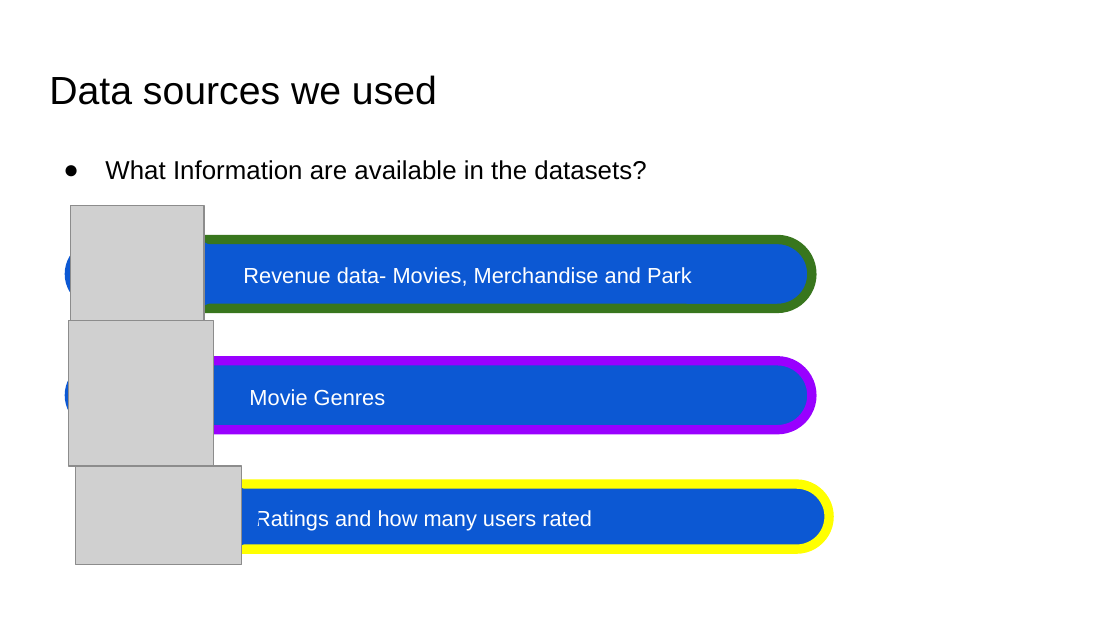
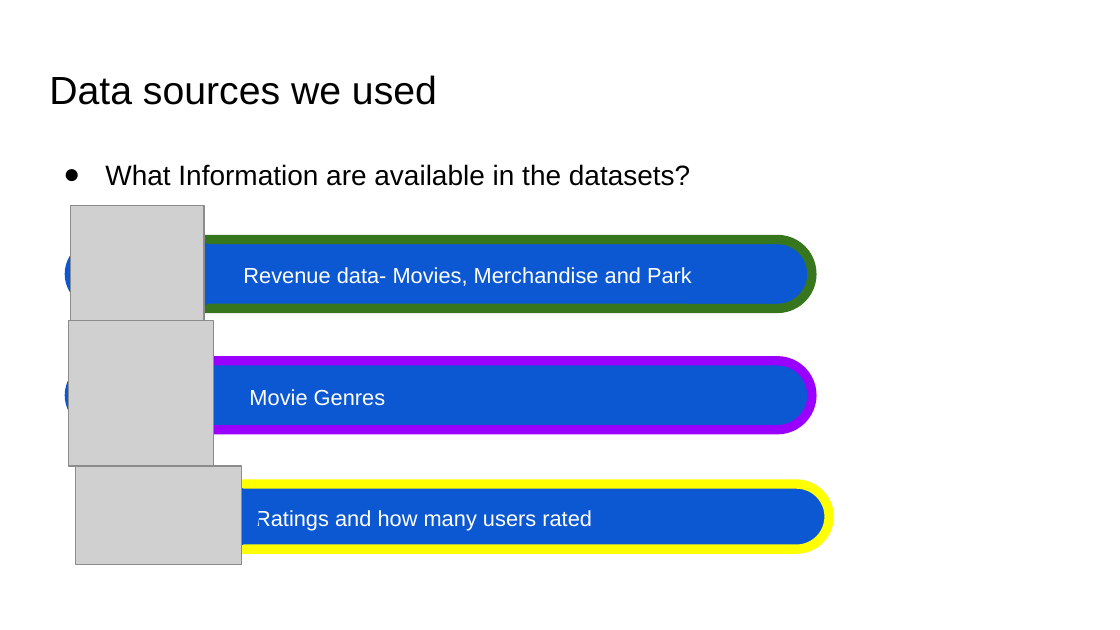
Before and after one commit to Kazmimasooma/Group-1-Disney, a slide deck: slide 10 of Presentation/Group 1 project.pptx (slide 9 before the commit). Drawn at 1120x630 pixels with LibreOffice and Linux fonts; fonts in the diff are those of the drawing; grey boxes stand for pictures; background and template pictures are left out. Boxes give left, top, right and bottom in pixels: in the first picture for what was removed or moved away, otherwise in the second. Text is boxed around its words. In the diff, an @@ line names an element or a change of style, - is before the commit and + after.

```diff
--- a/Presentation/Group 1 project.pptx
+++ b/Presentation/Group 1 project.pptx
@@ text "What Information are available in ..." at <box>105,164,690,186</box>: size 16.6 to 18 pt; line spacing 1.05 to 1.15 @@
```
Also in this commit, not shown: 4 other slides changed, 4 slides added, 1 slide removed.
